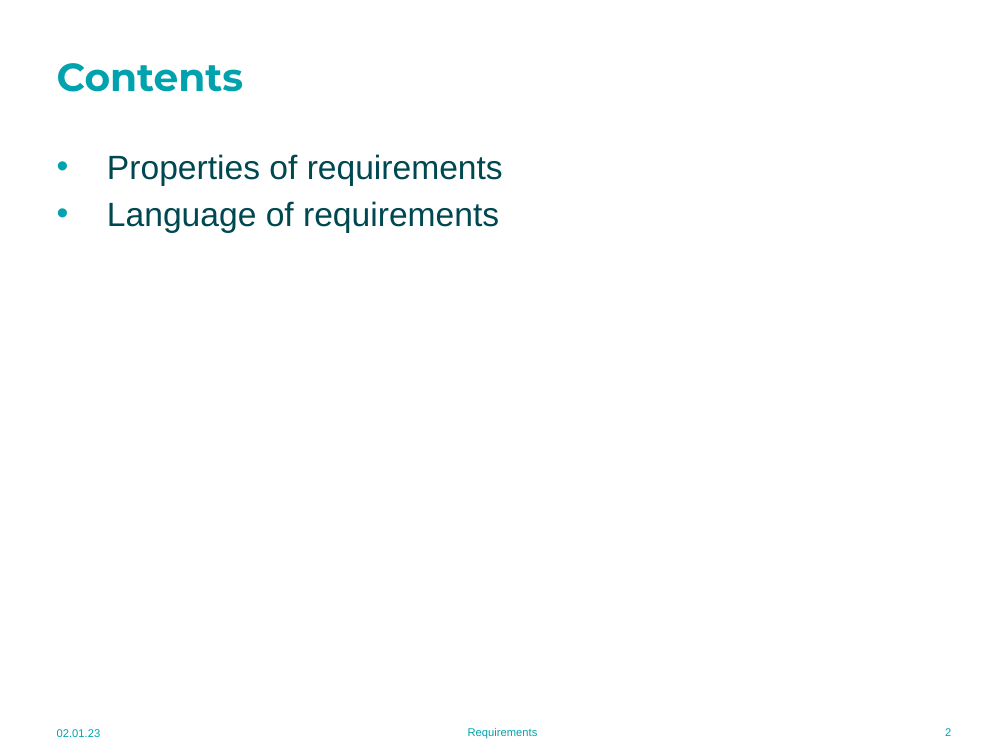
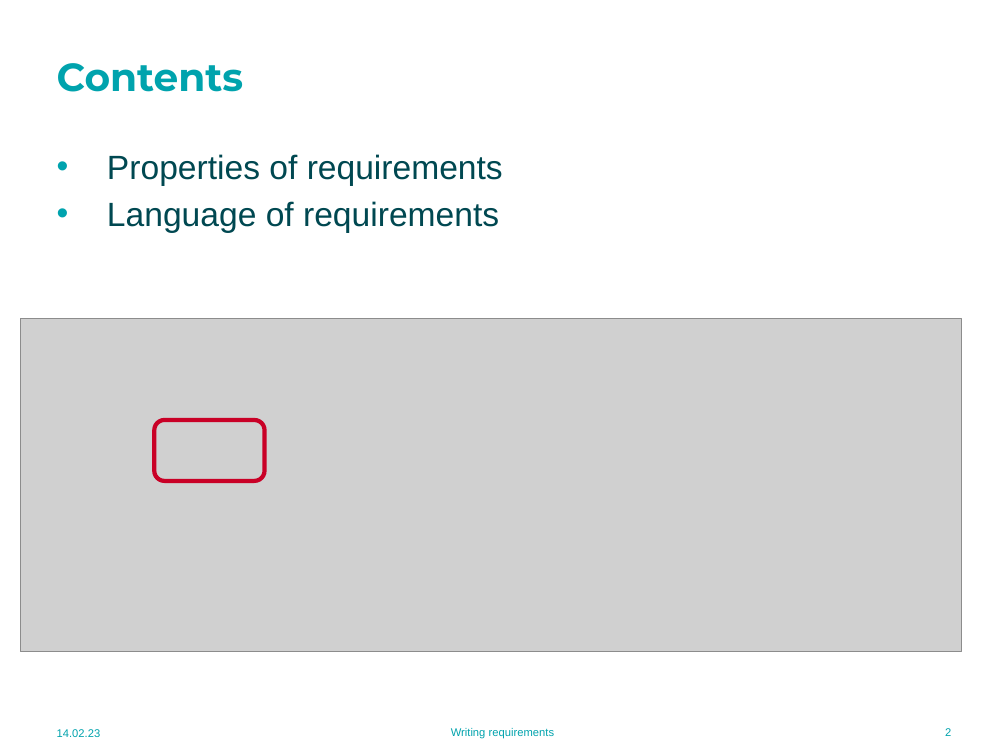
Before and after one commit to MU-MATHWORKS/MODEL-BASED-LIFE-CYCLE-WITH-MATLAB-SIMULINK, a slide deck: slide 2 of 2. Requirements/2.2 Writing requirements.pptx. Drawn at 1008x756 pixels with LibreOffice and Linux fonts; fonts in the diff are those of the drawing; grey boxes stand for pictures; background and template pictures are left out. Boxes give left, top, right and bottom in pixels: in the first picture for what was removed or moved away, otherwise in the second. Text is boxed around its words. In the diff, an @@ line names an element or a change of style, - is before the commit and + after.

Commit message:
Requirements module resources updated. Detailed exercise statement added in ppt and mlx formats.

```diff
--- a/2. Requirements/2.2 Writing requirements.pptx
+++ b/2. Requirements/2.2 Writing requirements.pptx
@@ picture added at (x1=20, y1=319, x2=962, y2=652) @@
@@ rounded rectangle added at (x1=154, y1=420, x2=264, y2=481), outline #C90026 3 pt @@
@@ text at (x1=57, y1=729, x2=101, y2=737): text changed @@
-02.01.23
+14.02.23
@@ text at (x1=451, y1=728, x2=555, y2=739): text changed @@
-Requirements
+Writing requirements
```
Also in this commit, not shown: 19 other slides changed, 2 other files.
